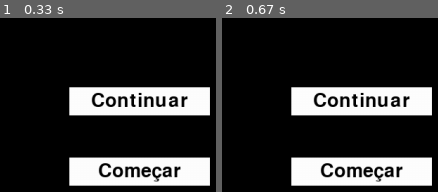
Above: before the commit, frames 1-2 (left to right).
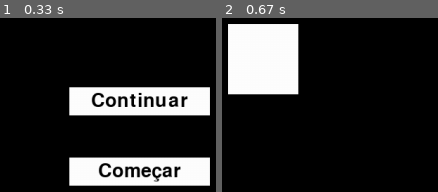
Above: after the commit, the same moments.

Repository: cabral-tiago/pygame-evert
Game: pygame game, started from main.py
Same seed, same stepped clock (60 frames per second), same inputs: the game is played once before the commit and once after it.
Inputs (mouse positions are in pixels of both pictures, inside the frame that each line leads up to):
- Up to frame 1 (0.33 s): no input
- Up to frame 2 (0.67 s): press the mouse at (360, 101) at 0.37 s; move the mouse to (outside the picture) at 0.47 s; release the mouse at (outside the picture) at 0.6 s

Frame 1 is identical in both runs. In frame 2, 34% of the frame differs, in the area x 2-98%, y 3-97%.

Commit message:
[Add] Game click handling, Scene changing, World scene
Adds Game click handling method
Adds Menu button click handling to said method
Adds Game scene/state changing
Adds World scene
MenuButton is now simply Button

Diff:
--- /dev/null
+++ b/classes/button.py
@@ -0,0 +1,25 @@
+from typing import Tuple
+from classes.states import GameState
+from classes.gameobject import GameObject
+from pygame.surface import Surface
+from pygame.font import Font
+
+
+class Button(GameObject):
+
+    def __init__(self, text: str, size: Tuple[int, int], target_state: GameState) -> None:
+        self.__target_state: GameState = target_state
+
+        font = Font(None, 40)
+
+        surface: Surface = Surface(size)
+        surface.fill("white")
+
+        button_text = font.render(text, True, "black")
+        surface.blit(button_text, (size[0] / 2 - button_text.get_width() / 2,
+                                   size[1] / 2 - button_text.get_height() / 2))
+
+        super().__init__(surface)
+
+    def get_target_state(self) -> GameState:
+        return self.__target_state
--- a/classes/menubutton.py
+++ /dev/null
@@ -1,27 +0,0 @@
-from classes.states import GameState
-from classes.gameobject import GameObject
-from pygame.surface import Surface
-from pygame.font import Font
-
-
-class MenuButton(GameObject):
-    MENU_BUTTON_WIDTH = 200
-    MENU_BUTTON_HEIGHT = 40
-
-    def __init__(self, text: str, target_state: GameState) -> None:
-        self.__target_state: GameState = target_state
-
-        font = Font(None, 40)
-
-        surface: Surface = Surface((MenuButton.MENU_BUTTON_WIDTH,
-                                    MenuButton.MENU_BUTTON_HEIGHT))
-        surface.fill("white")
-
-        button_text = font.render(text, True, "black")
-        surface.blit(button_text, (MenuButton.MENU_BUTTON_WIDTH / 2 - button_text.get_width() / 2,
-                                    MenuButton.MENU_BUTTON_HEIGHT /2 - button_text.get_height() / 2))
-
-        super().__init__(surface)
-
-    def get_target_state(self) -> GameState:
-        return self.__target_state
--- a/classes/scene.py
+++ b/classes/scene.py
@@ -1,11 +1,15 @@
 from pygame.surface import Surface
+from classes.button import Button
 from classes.gameobject import GameObject
 
 
 class Scene:
     def __init__(self) -> None:
         self.objects: list[GameObject] = []
+        self.buttons: list[Button] = []
 
     def draw(self, screen: Surface) -> None:
         for object in self.objects:
             screen.blit(object.get_surface(), object.get_position())
+        for button in self.buttons:
+            screen.blit(button.get_surface(), button.get_position())
--- a/game.py
+++ b/game.py
@@ -1,17 +1,38 @@
+from typing import Tuple
 from classes.states import GameState
 from classes.scene import Scene
 from scenes.menu import Menu
+from scenes.world import World
 
 
 class Game:
     def __init__(self) -> None:
         self.__state = GameState.MAIN_MENU
 
-        self.__scenes: list[Scene] = []
+        self.__scenes: dict[str, Scene] = {}
 
-        menu = Menu()
-        self.__scenes.append(menu)
+        self.__scenes["menu"] = Menu()
+        self.__scenes["world"] = World()
+
+        self.__current_scene = "menu"
 
     def draw(self, screen) -> None:
-        for scene in self.__scenes:
-            scene.draw(screen)
+        self.__scenes[self.__current_scene].draw(screen)
+
+    def change_state(self, new_state: GameState) -> None:
+        self.__state = new_state
+
+        match self.__state:
+            case GameState.MAIN_MENU:
+                self.__current_scene = "menu"
+            case GameState.GAME_FRESH:
+                self.__current_scene = "world"
+            case GameState.GAME_PLAYING:
+                self.__current_scene = "world"
+
+    def handle_mouse_click(self, pos: Tuple[int, int]) -> None:
+        match self.__state:
+            case GameState.MAIN_MENU:
+                for button in self.__scenes["menu"].buttons:
+                    if button.get_rect().collidepoint(pos):
+                        self.change_state(button.get_target_state())
--- a/main.py
+++ b/main.py
@@ -22,6 +22,9 @@
         match event.type:
             case pygame.QUIT:
                 run = False
+            case pygame.MOUSEBUTTONDOWN:
+                if pygame.mouse.get_pressed()[0]:
+                    game.handle_mouse_click(pygame.mouse.get_pos())
 
     screen.fill("black")
 
--- a/scenes/menu.py
+++ b/scenes/menu.py
@@ -1,18 +1,20 @@
-from classes.menubutton import MenuButton
+from classes.button import Button
 from classes.scene import Scene
 from game import GameState
 
 
 class Menu(Scene):
+    MENU_BUTTON_SIZE = 200, 40
+
     def __init__(self) -> None:
         super().__init__()
 
-        button_continue = MenuButton("Continuar", GameState.GAME_PLAYING)
+        button_continue = Button("Continuar", Menu.MENU_BUTTON_SIZE, GameState.GAME_PLAYING)
         button_continue.x = 100
         button_continue.y = 100
-        self.objects.append(button_continue)
+        self.buttons.append(button_continue)
 
-        button_start = MenuButton("Começar", GameState.GAME_FRESH)
+        button_start = Button("Começar", Menu.MENU_BUTTON_SIZE, GameState.GAME_FRESH)
         button_start.x = 100
         button_start.y = 200
-        self.objects.append(button_start)
+        self.buttons.append(button_start)
--- /dev/null
+++ b/scenes/world.py
@@ -0,0 +1,13 @@
+from classes.gameobject import GameObject
+from classes.scene import Scene
+from pygame.surface import Surface
+
+
+class World(Scene):
+    def __init__(self) -> None:
+        super().__init__()
+
+        placeholder_surface = Surface((100,100))
+        placeholder_surface.fill("white")
+        placeholder_object = GameObject(placeholder_surface, 10, 10)
+        self.objects.append(placeholder_object)
